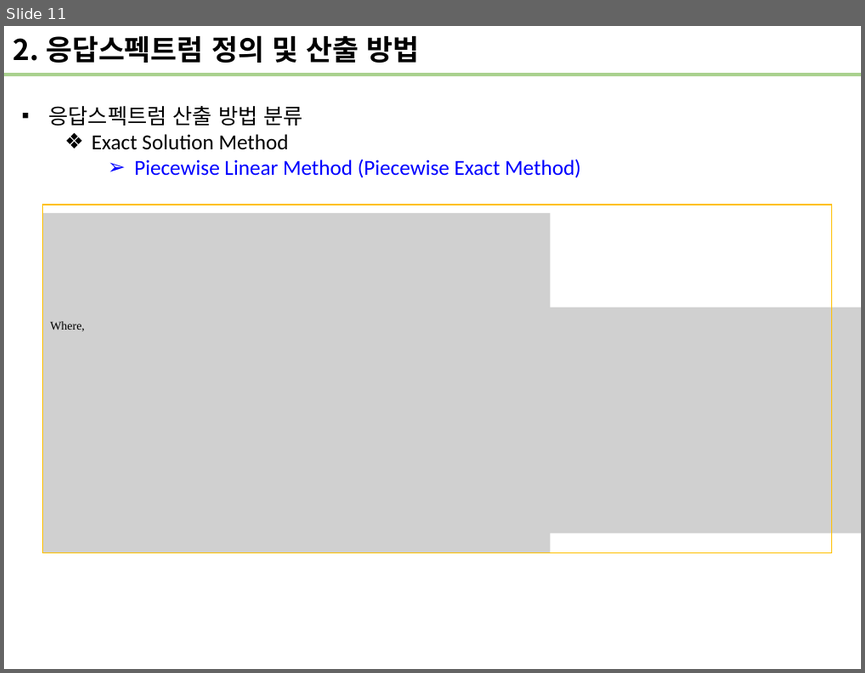
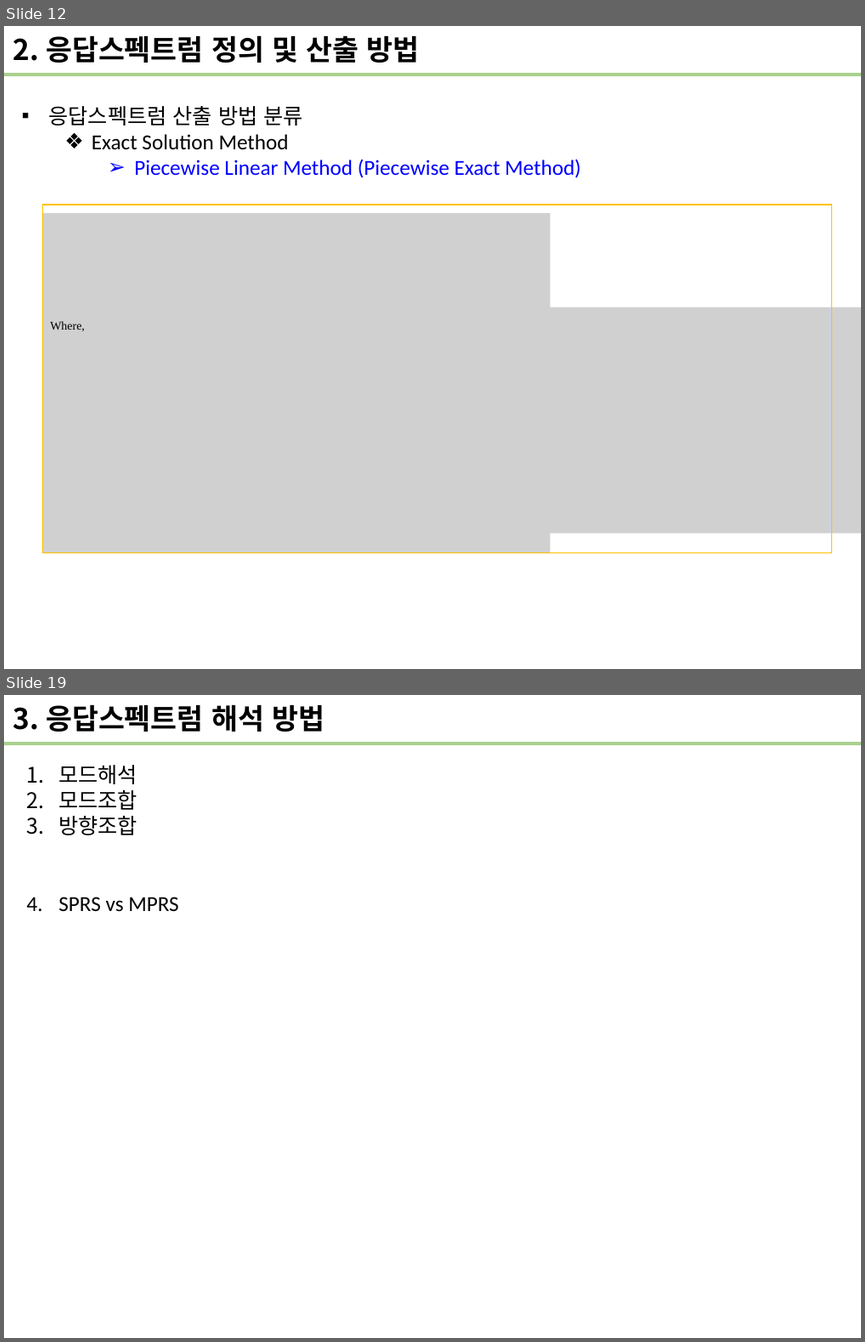
Before and after one commit to wonho13/work, a slide deck: 진동/응답스펙트럼소개.pptx. Shown one above the other, each under a label of ours: slide 11 before the commit, slides 12 and 19 after it; the slides between them are not shown. The pictures are 865x673 and 865x1342 pixels, drawn with LibreOffice and Linux fonts; fonts in the diff are those of the drawing; grey boxes stand for pictures. Boxes give left, top, right and bottom in pixels: in the first picture for what was removed or moved away, otherwise in the second. Text is boxed around its words. In the diff, an @@ line names an element or a change of style, - is before the commit and + after.

```diff
--- a/진동/응답스펙트럼소개.pptx
+++ b/진동/응답스펙트럼소개.pptx
@@ slide 19 added at (4,695,861,1338), background #FFFFFF @@
@@ text added at (13,705,324,732), 24 pt, text #000000, bold @@
+3. 응답스펙트럼 해석 방법
@@ rectangle added at (4,742,861,745), fill #A9D18E @@
@@ text added at (58,765,178,912), 18 pt, text #000000 @@
+1. 모드해석
+2. 모드조합
+3. 방향조합
+4. SPRS vs MPRS
@@ what was slide 11 is now slide 12 @@
```
Also in this commit, not shown: 6 slides changed, 3 other slides added.
